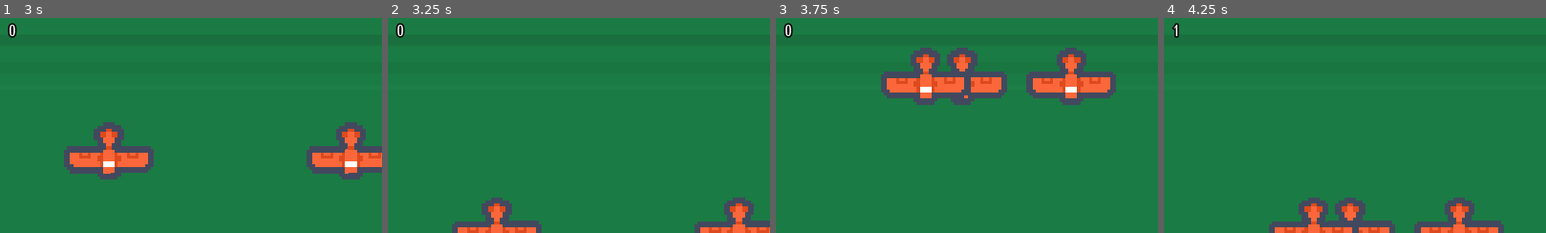
Above: before the commit, frames 1-4 (left to right).
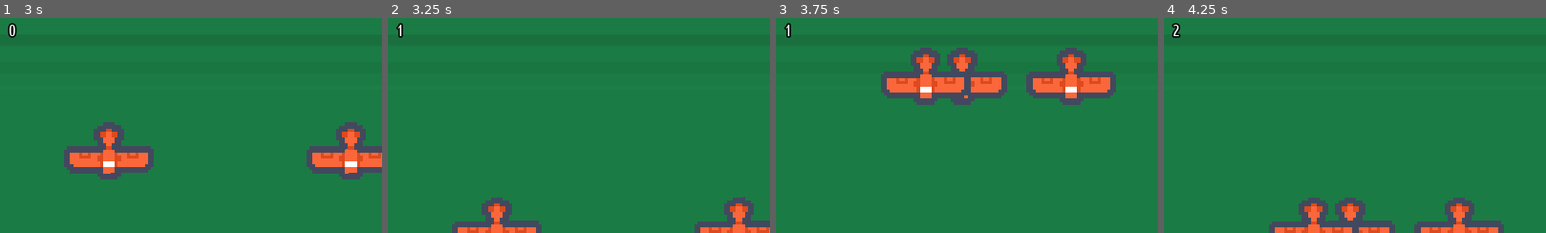
Above: after the commit, the same moments.

Repository: PlaneRun-Developers/PlaneRun
Game: Godot game, scene res://Scenes/Menu.tscn
Two runs of this game, one before a commit and one after it. Both use one fixed random seed, a clock stepped at 60 frames per second and the inputs below. Sound files missing from this copy of the repository are replaced by a short silence.
Inputs:
- Up to frame 1 (3 s): click "Start" at 0.5 s; tap Enter at 1.25 s; hold Right (ui_right) 1.28-2.03 s; hold Down (ui_down) 2.03-2.78 s; hold Right (ui_right) from 2.78 s (still down)
- Up to frame 2 (3.25 s): keep holding Right (ui_right)
- Up to frame 3 (3.75 s): release Right (ui_right) at 3.53 s; hold Up (ui_up) from 3.53 s (still down)
- Up to frame 4 (4.25 s): keep holding Up (ui_up)
The pictures show only the part of the screen within x 48-98%, y 0-50%; the shares and areas given below are measured in that part.

Frame 1 is identical in both runs. In frame 2, 0.1% of the frame differs, in the area x 2-5%, y 2-9%; in frame 3, 0.1%; in frame 4, 0.1%.

Commit message:
Updates 'n stuff

Diff:
--- a/Scripts/ScoreLabel.gd
+++ b/Scripts/ScoreLabel.gd
@@ -4,9 +4,9 @@
 var count = 0
 
 func add_score():
-	if count < 3:
+	if count <= 3:
 		count += 1
-	elif count == 3:
+	if count == 3:
 		score += 1
 		text = str(score)
 		count = 0
